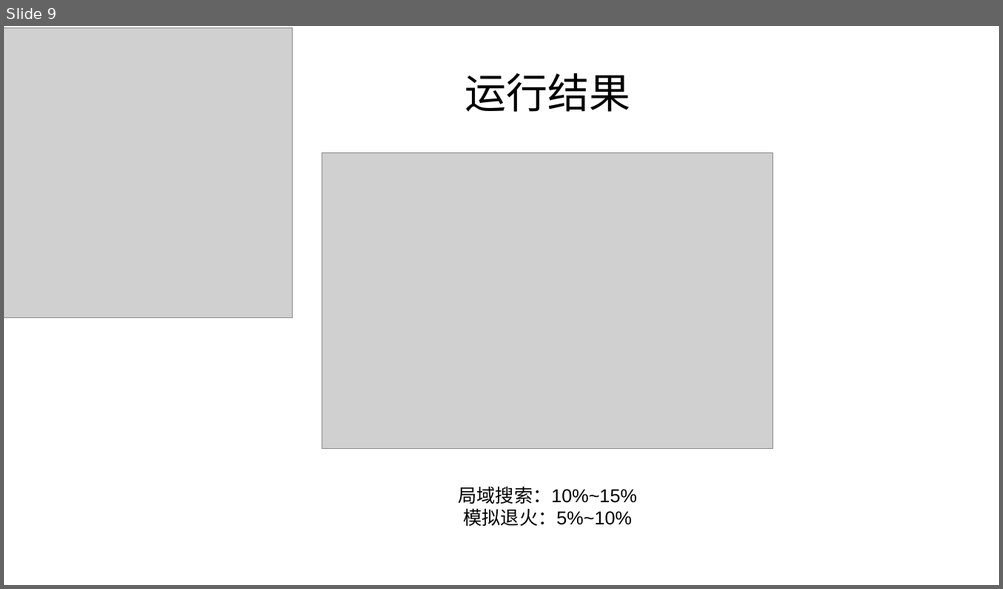
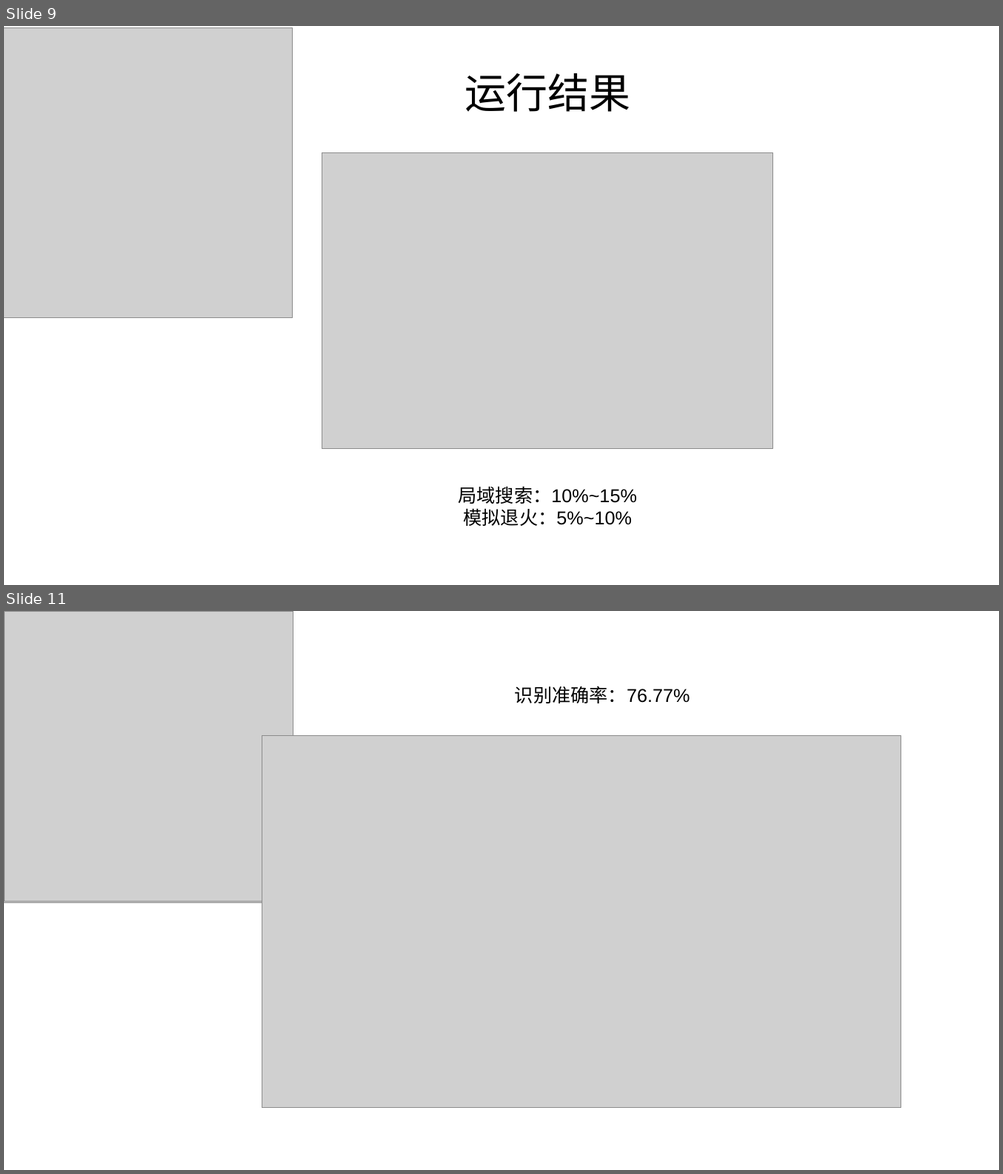
Before and after one commit to SYSU532/artificial-intelligence, a slide deck: AI展示.pptx. Shown one above the other, each under a label of ours: slide 9 before the commit, slides 9 and 11 after it; the slides between them are not shown. The pictures are 1003x589 and 1003x1174 pixels, drawn with LibreOffice and Linux fonts; fonts in the diff are those of the drawing; grey boxes stand for pictures. Boxes give left, top, right and bottom in pixels: in the first picture for what was removed or moved away, otherwise in the second. Text is boxed around its words. In the diff, an @@ line names an element or a change of style, - is before the commit and + after.

```diff
--- a/AI展示.pptx
+++ b/AI展示.pptx
@@ slide 11 added at (4,611,999,1170), background #FFFFFF @@
@@ picture added at (4,613,293,903) @@
@@ picture added at (4,611,293,901) @@
@@ text added at (515,686,690,703), 18 pt, text #000000 @@
+识别准确率：76.77%
@@ picture added at (262,735,901,1109) @@
```
Also in this commit, not shown: 3 other slides added.
